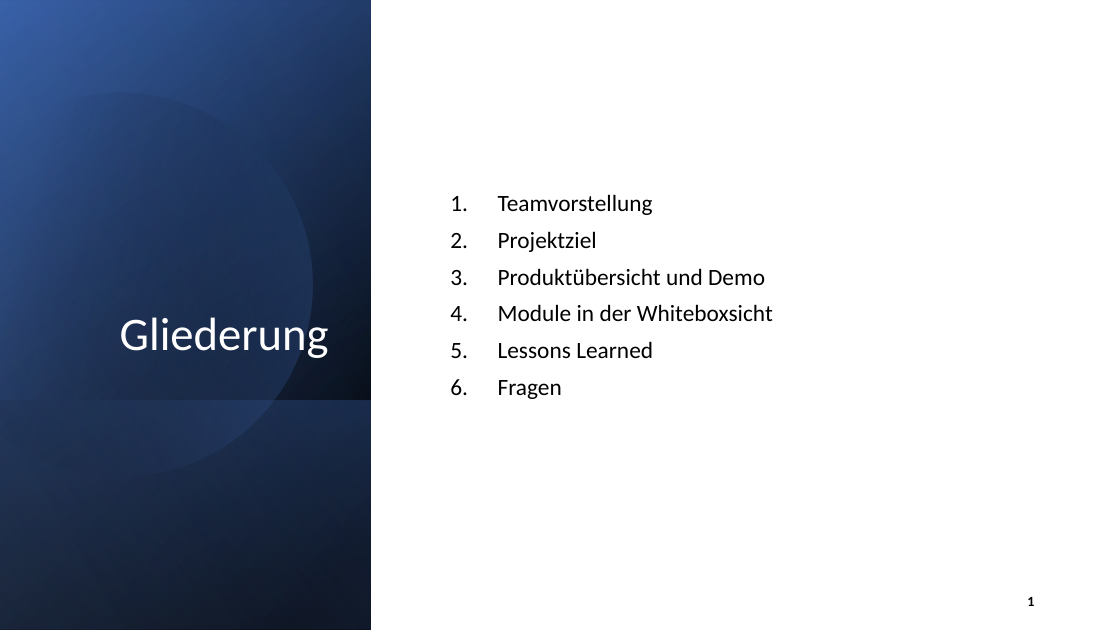
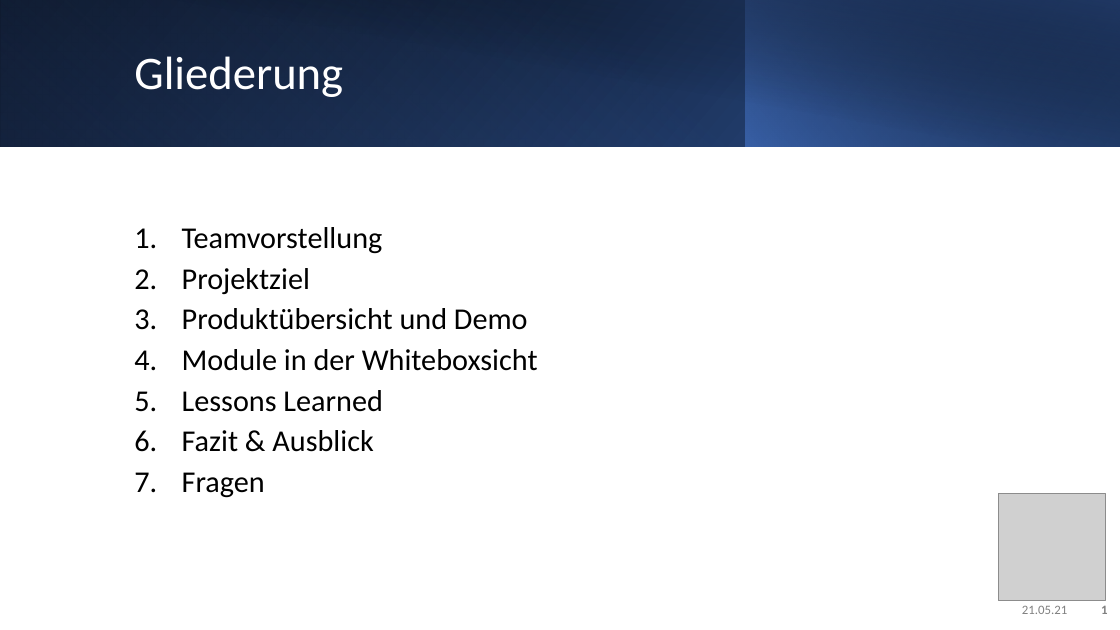
Before and after one commit to elian15122000/TINF19C-PLCOpen-Editor, a slide deck: slide 2 of PROJECT/TINF19C_4.SemesterPräsentation_Team_1_2v0.pptx. Drawn at 1120x630 pixels with LibreOffice and Linux fonts; fonts in the diff are those of the drawing; grey boxes stand for pictures. Boxes give left, top, right and bottom in pixels: in the first picture for what was removed or moved away, otherwise in the second. Text is boxed around its words. In the diff, an @@ line names an element or a change of style, - is before the commit and + after.

```diff
--- a/PROJECT/TINF19C_4.SemesterPräsentation_Team_1_2v0.pptx
+++ b/PROJECT/TINF19C_4.SemesterPräsentation_Team_1_2v0.pptx
@@ rectangle removed at <box>0,0,1120,630</box> @@
@@ rectangle removed at <box>0,0,371,630</box> @@
@@ rectangle removed at <box>0,1,371,630</box> @@
@@ rectangle removed at <box>0,0,371,629</box> @@
@@ rectangle added at <box>0,0,1120,146</box>, fill gradient #000000 to #2F5597 @@
@@ rectangle added at <box>0,0,746,146</box>, fill gradient #4472C4 to #203864 @@
@@ rectangle added at <box>42,0,1120,147</box>, fill gradient #000000 to #203864 @@
@@ title "Gliederung": place and size @@
-title "Gliederung" at <box>120,317,329,358</box>
+title "Gliederung" at <box>134,56,343,97</box>
@@ title "Gliederung" at <box>134,56,343,97</box>: alignment right to left; vertical alignment bottom to middle @@
@@ rectangle added at <box>745,0,1120,146</box>, fill gradient #4472C4 to #000000 @@
@@ freeform shape removed at <box>0,47,359,515</box> @@
@@ text "Teamvorstellung": place and size @@
-text "Teamvorstellung" at <box>498,194,773,399</box>
+text "Teamvorstellung" at <box>182,227,538,498</box>
@@ text at <box>182,227,538,498</box>: size 20 to 25.9 pt in "Teamvorstellung", "Projektziel", "Produktübersicht und Demo", "Module in der Whiteboxsicht" and 2 more places; line spacing 0.9 to 0.8 @@
@@ rectangle removed at <box>0,400,371,630</box> @@
@@ text at <box>182,430,373,452</box>: paragraph added @@
+6. Fazit & Ausblick
@@ picture added at <box>998,494,1105,601</box> @@
@@ page number: place and size @@
-page number at <box>1027,597,1034,606</box>
+page number at <box>1101,606,1107,614</box>
@@ page number at <box>1101,606,1107,614</box>: size 12 to 11 pt, text colour #000000 to #808080; more space between paragraphs @@
@@ text added at <box>1022,606,1068,614</box>, 11 pt, text #808080 @@
+21.05.21
```
Also in this commit, not shown: 10 other slides changed, 4 slides added.
